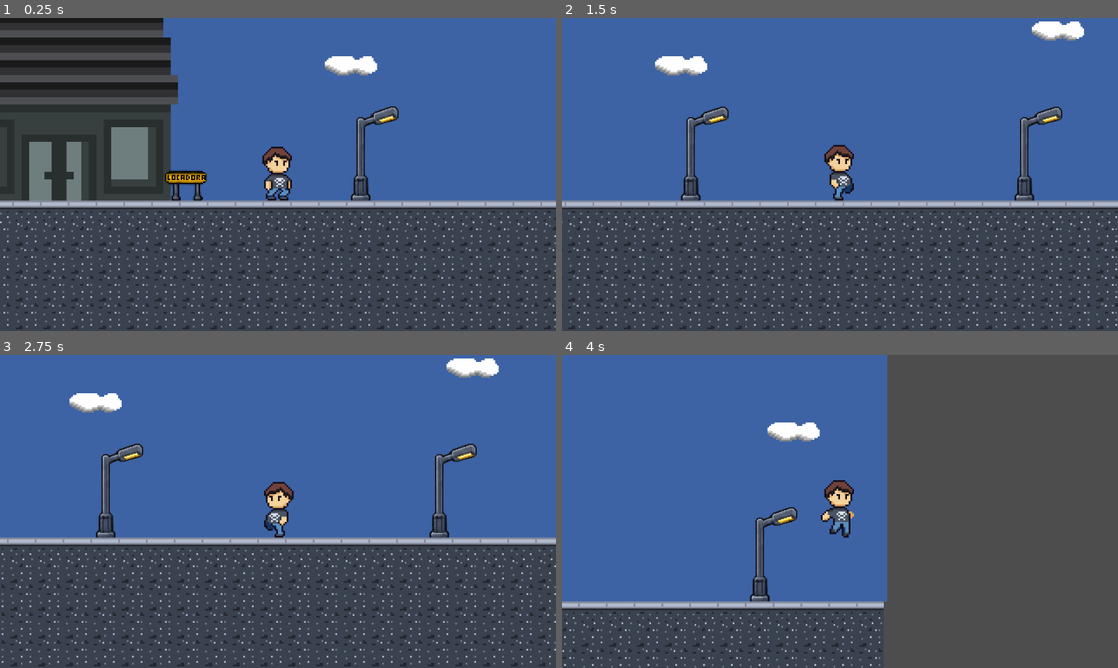
Above: before the commit, frames 1-4 (two rows, left to right).
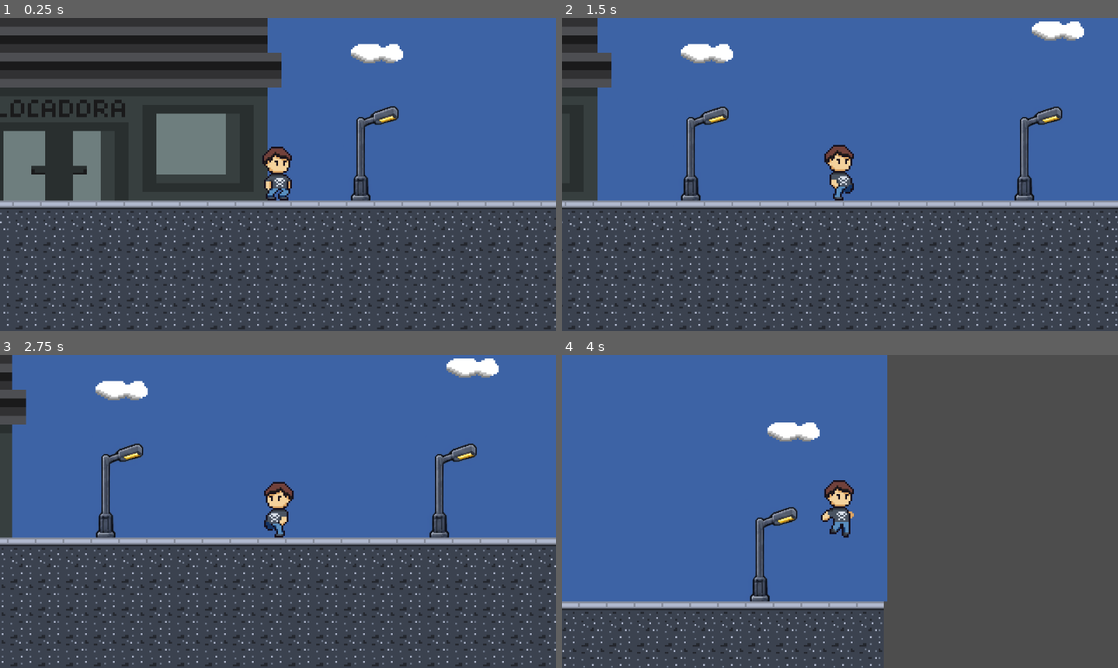
Above: after the commit, the same moments.

Repository: juanlramos/blockbuster
Game: Godot game, scene res://scene/game.tscn
The game is run twice, just before and just after one commit, with the same random seed, the same clock (stepped at 60 frames per second) and the same inputs.
Inputs:
- Up to frame 1 (0.25 s): no input
- Up to frame 2 (1.5 s): tap Enter (ui_accept) at 0.5, 0.77 s; hold Right (ui_right) from 0.53 s (still down)
- Up to frame 3 (2.75 s): tap Enter (ui_accept) at 1.52 s; release Right (ui_right) at 2.03 s; hold Left (ui_left) from 2.03 s (still down)
- Up to frame 4 (4 s): release Left (ui_left) at 2.78 s; hold Right (ui_right) from 2.78 s (still down); tap Enter (ui_accept) at 3.02, 3.77 s

The runs differ from the first frame. In frame 1, 17% of the frame differs, in the area x 0-73%, y 0-59%; in frame 2, 4.9%; in frame 3, 2.5%; in frame 4, nothing differs.

Commit message:
Resize no sprite da locadora e nome

Diff:
--- a/scene/game.tscn
+++ b/scene/game.tscn
@@ -3,7 +3,6 @@
 [ext_resource type="PackedScene" uid="uid://1xy5jgaowcpg" path="res://entities/player.tscn" id="1_5kiuu"]
 [ext_resource type="Texture2D" uid="uid://bf5w48k23ja20" path="res://sprites/map/sky.png" id="1_qpk70"]
 [ext_resource type="Script" uid="uid://gw2h65134ccb" path="res://scripts/camera.gd" id="2_33cqm"]
-[ext_resource type="Texture2D" uid="uid://ccjrfb04ph8wm" path="res://sprites/map/placa.png" id="3_p1ry8"]
 [ext_resource type="Texture2D" uid="uid://db2fn3a4xjg53" path="res://sprites/map/street_tile.png" id="3_xwcet"]
 [ext_resource type="Texture2D" uid="uid://y4yyonmk4sbx" path="res://sprites/map/lamppost.png" id="4_ll5lq"]
 [ext_resource type="Texture2D" uid="uid://3vdg1c2iduxm" path="res://sprites/map/locadora.png" id="5_xlg7c"]
@@ -41,7 +40,7 @@
 texture = ExtResource("7_ll5lq")
 
 [node name="Cloud3" type="Sprite2D" parent="Clouds" unique_id=837424555]
-position = Vector2(51, -44)
+position = Vector2(66, -51)
 texture = ExtResource("7_ll5lq")
 
 [node name="Cloud4" type="Sprite2D" parent="Clouds" unique_id=1916400468]
@@ -77,8 +76,7 @@
 texture = ExtResource("7_ll5lq")
 
 [node name="Locadora" type="Sprite2D" parent="." unique_id=1571138789]
-position = Vector2(-117, 12)
-scale = Vector2(4.28125, 4.28125)
+position = Vector2(-117, 0)
 texture = ExtResource("5_xlg7c")
 
 [node name="Lamppost" type="Sprite2D" parent="." unique_id=651932176]
@@ -95,11 +93,6 @@
 position = Vector2(-292, 54.000004)
 scale = Vector2(0.25144508, 0.25144506)
 texture = ExtResource("4_ll5lq")
-
-[node name="Placa" type="Sprite2D" parent="." unique_id=1258962750]
-position = Vector2(-44, 69)
-scale = Vector2(0.75, 0.75)
-texture = ExtResource("3_p1ry8")
 
 [node name="Player" parent="." unique_id=1291051950 instance=ExtResource("1_5kiuu")]
 position = Vector2(9, 54)
--- a/scripts/player.gd
+++ b/scripts/player.gd
@@ -22,11 +22,11 @@
 @export var descendingGravityFactor: float = 1.3
 
 #Corte de força do pulo
-@export var shortHopAkaVariableJumpHeight: bool = true
+@export var shortHop: bool = true
 @export var jumpVariable: float = 2
 
 #coyote e buffering
-@export var coyoteTime: float = 0.1
+@export var coyoteTime: float = 0.05
 @export var jumpBuffering: float = 0.1
 
 #Corner cutting
@@ -232,7 +232,7 @@
 		if velocity.y > terminalVelocity:
 			velocity.y = terminalVelocity
 
-	if shortHopAkaVariableJumpHeight and jumpRelease and velocity.y < 0:
+	if shortHop and jumpRelease and velocity.y < 0:
 		velocity.y = velocity.y / jumpVariable
 
 	if !is_on_floor() and coyoteTime > 0:
Binary file changed: sprites/map/locadora.png
